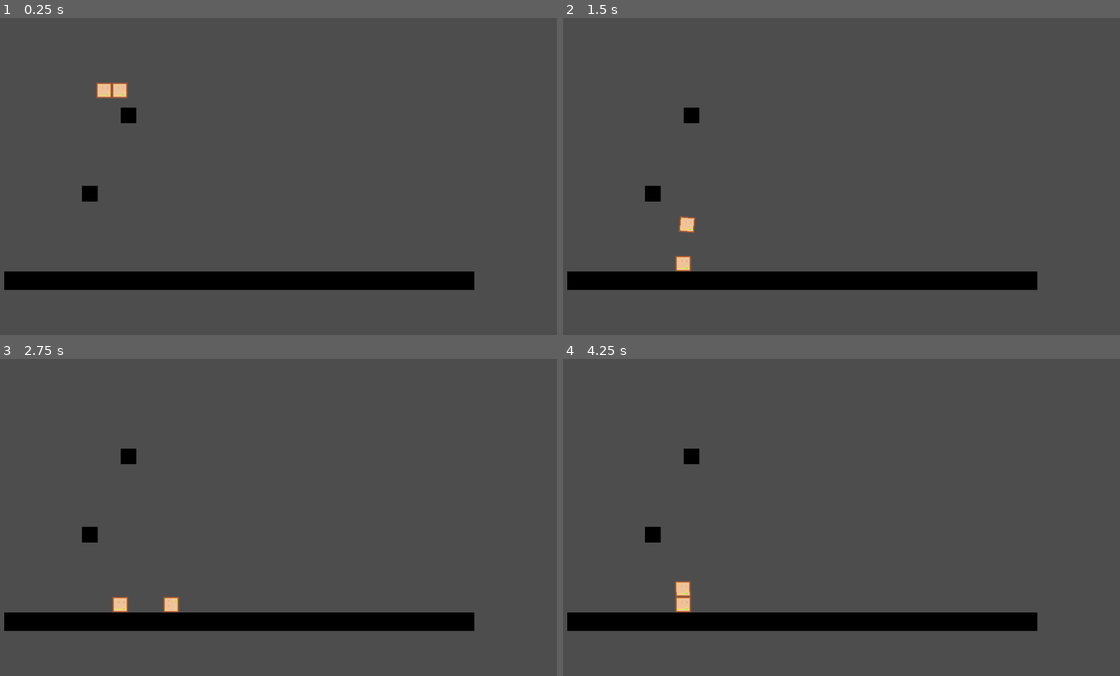
Above: before the commit, frames 1-4 (two rows, left to right).
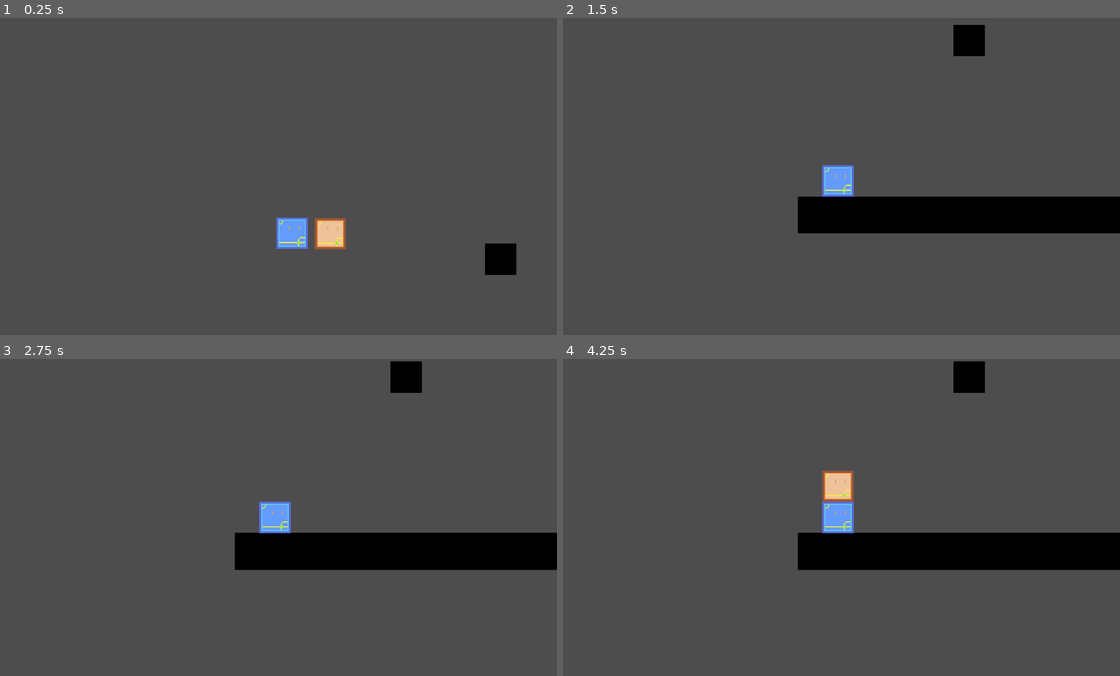
Above: after the commit, the same moments.

Repository: jeffrey-22/cissa-game-jam
Game: Godot game, scene res://scene/level/level.tscn
The game is run twice, just before and just after one commit, with the same random seed, the same clock (stepped at 60 frames per second) and the same inputs.
Inputs (mouse positions are in pixels of both pictures, inside the frame that each line leads up to):
- Up to frame 1 (0.25 s): no input
- Up to frame 2 (1.5 s): drag from (668, 138) to (891, 106) at 0.52 s; drag from (674, 189) to (685, 265) at 1.27 s
- Up to frame 3 (2.75 s): move the mouse to (105, 469) at 2.02 s; click (105, 469) at 2.17 s
- Up to frame 4 (4.25 s): tap Enter at 2.75 s; drag from (863, 517) to (735, 606) at 2.77 s; tap Space at 3.5 s; move the mouse to (752, 438) at 3.52 s; click (752, 438) at 3.67 s; tap 1 (debug_1) at 4.15 s

The runs differ from the first frame. In frame 1, 7.2% of the frame differs, in the area x 0-93%, y 20-86%; in frame 2, 13%; in frame 3, 13%; in frame 4, 14%, in the area x 0-100%, y 0-86%.

Commit message:
annoying ui tbd

Diff:
--- a/scene/camera/camera.gd
+++ b/scene/camera/camera.gd
@@ -9,8 +9,14 @@
 # As well as zoom out
 @export var smoothing_speed = 5.0
 # Zoom scale, might want to increase as body size increase
-@export var zoom_scale = 1.0
+@export var zoom_scale = 2.0
+
+# For now use the average position of all player tiles
+func get_main_player_body_target_position() -> Vector2:
+	var player_node = Globals.player_node
+	return player_node.get_average_position()
 
 func _process(_delta: float) -> void:
 	position_smoothing_speed = smoothing_speed
 	zoom = Vector2(zoom_scale, zoom_scale)
+	position = get_main_player_body_target_position()
--- a/scene/globals.gd
+++ b/scene/globals.gd
@@ -8,3 +8,5 @@
 extends Node
 
 var player_node: Player
+
+var is_mouse_dragging: bool = false
--- a/scene/level/level.tscn
+++ b/scene/level/level.tscn
@@ -1,9 +1,12 @@
-[gd_scene load_steps=3 format=3 uid="uid://28h2bec7viyb"]
+[gd_scene load_steps=4 format=3 uid="uid://28h2bec7viyb"]
 
 [ext_resource type="PackedScene" uid="uid://bpc7e4rar1o0k" path="res://scene/player/player.tscn" id="1_ffht5"]
+[ext_resource type="PackedScene" uid="uid://d3x1ygk5eo61e" path="res://scene/camera/camera.tscn" id="1_nfefh"]
 [ext_resource type="PackedScene" uid="uid://b621oybhp1vaj" path="res://scene/static_object/basic_platform.tscn" id="2_dn2bf"]
 
 [node name="Level" type="Node2D"]
+
+[node name="Camera" parent="." instance=ExtResource("1_nfefh")]
 
 [node name="Player" parent="." instance=ExtResource("1_ffht5")]
 
--- a/scene/player/player.gd
+++ b/scene/player/player.gd
@@ -102,18 +102,81 @@
 		var all_children_node = get_children(false)
 		for child_node in all_children_node:
 			if child_node is PlayerTile:
-				child_node.local_body_position += local_body_position_difference
+				if child_node.is_physics_active():
+					child_node.local_body_position += local_body_position_difference
 		central_player_tile_node = new_central_player_tile_node
 
 # On child entering, connect the central tile signal if it is a PlayerTile
 func _on_child_entered_tree(node: Node) -> void:
 	if node is PlayerTile:
 		node.promote_central_request.connect(_on_promote_central_request)
+		node.current_player_tile_detached.connect(_on_current_player_tile_detached)
 
 # A PlayerTile receives a right click to request to become central
 func _on_promote_central_request(requester_player_tile_node: PlayerTile) -> void:
 	central_player_tile_node = requester_player_tile_node
 
+# Return the average position of all child PlayerTiles
+func get_average_position() -> Vector2:
+	var position_sum = Vector2.ZERO
+	var child_count = 0
+	var all_children_node = get_children(false)
+	for child_node in all_children_node:
+		if child_node is PlayerTile:
+			if child_node.is_physics_active():
+				position_sum += child_node.position
+				child_count += 1
+	return position_sum / child_count
+
+# Detect a node detached, detach others as a chain effect
+func _on_current_player_tile_detached(_detached_node: PlayerTile) -> void:
+	var all_children_node = get_children(false)
+	var is_node_staying = {}
+	for child_node in all_children_node:
+		if child_node is PlayerTile:
+			if child_node.is_physics_active():
+				is_node_staying[child_node] = false
+	is_node_staying = dfs_label_as_staying(central_player_tile_node, is_node_staying)
+	for child_node in all_children_node:
+		if child_node is PlayerTile:
+			if child_node.is_physics_active():
+				if not(is_node_staying[child_node]):
+					child_node.detach_by_chain_effect()
+	var deleting_tile_connections = tile_connections.filter(
+		func(connection):
+			# is connection worth deleting
+			var node_a = connection[0]
+			var node_b = connection[1]
+			if not(is_node_staying.get(node_a, false)) or not(is_node_staying.get(node_b, false)):
+				return true
+			return false
+	)
+	for connection in deleting_tile_connections:
+		var pin_joint_c = connection[2]
+		var pin_joint_d = connection[3]
+		pin_joint_c.queue_free()
+		pin_joint_d.queue_free()
+	tile_connections = tile_connections.filter(
+		func(connection):
+			# is connection worth staying
+			var node_a = connection[0]
+			var node_b = connection[1]
+			if not(is_node_staying.get(node_a, false)) or not(is_node_staying.get(node_b, false)):
+				return false
+			return true
+	)
+
+func dfs_label_as_staying(current_node: PlayerTile, is_node_staying: Dictionary) -> Dictionary:
+	is_node_staying[current_node] = true
+	for connection in tile_connections:
+		var node_a = connection[0]
+		var node_b = connection[1]
+		if node_a == current_node and not(is_node_staying.get(node_b, true)):
+			is_node_staying = dfs_label_as_staying(node_b, is_node_staying)
+		if node_b == current_node and not(is_node_staying.get(node_a, true)):
+			is_node_staying = dfs_label_as_staying(node_a, is_node_staying)
+	return is_node_staying
+
 func _physics_process(_delta: float) -> void:
 	if Input.is_action_just_pressed("debug_1"):
 		add_tile_connection($StartingPlayerTile, $PlayerTile2, AttachDirection.UP)
--- a/scene/player/player.tscn
+++ b/scene/player/player.tscn
@@ -7,11 +7,13 @@
 script = ExtResource("1_pna28")
 
 [node name="StartingPlayerTile" parent="." instance=ExtResource("2_3ac41")]
-position = Vector2(227, 120)
+position = Vector2(64, 144)
 half_side_length = null
+is_starting_tile = true
 
 [node name="PlayerTile2" parent="." instance=ExtResource("2_3ac41")]
-position = Vector2(259, 120)
+position = Vector2(103, 173)
 half_side_length = null
+is_starting_tile = null
 
 [connection signal="child_entered_tree" from="." to="." method="_on_child_entered_tree"]
--- a/scene/player/player_tile/basic_player_tile.tscn
+++ /dev/null
@@ -1,10 +0,0 @@
-[gd_scene load_steps=2 format=3 uid="uid://c7i4vbnife26k"]
-
-[sub_resource type="GDScript" id="GDScript_e8txu"]
-script/source = "# Basic PlayerTile
-# With average physics properties
-extends PlayerTile
-"
-
-[node name="BasicPlayerTile" type="Node2D"]
-script = SubResource("GDScript_e8txu")
--- a/scene/player/player_tile/player_tile.gd
+++ b/scene/player/player_tile/player_tile.gd
@@ -6,7 +6,7 @@
 extends RigidBody2D
 class_name PlayerTile
 
-@onready var sprite_node = $Sprite2D
+@onready var animated_sprite_node = $AnimatedSprite2D
 @onready var collision_shape_node = $CollisionShape2D
 
 # Local position in the main body space.
@@ -19,6 +19,97 @@
 var distance_from_sprite_center_to_up_edge = half_side_length
 var distance_from_sprite_center_to_down_edge = half_side_length
 var distance_from_sprite_center_to_right_edge = half_side_length
+
+# If is starting tile, promote to central tile on startup
+@export var is_starting_tile: bool = false
+
+# Central state: Whether this node is central tile
+var is_central_tile: bool = false
+
+# If mouse is in the detect area, controlled by signals.
+# Used to update drag state.
+var is_mouse_hovering
+
+# Node position - Mouse global position
+# For dragging state
+var drag_offset
+
+# Use a FSM to manage dragging states
+enum DragState {
+	NORMAL,
+	NORMAL_HOVER,
+	DRAGGING,
+	AFLOAT,
+	AFLOAT_HOVER,
+	UNCOLLECTED,
+	UNCOLLECTED_HOVER
+}
+# Current state. Modify through change_drag_state to manage state effects
+var current_drag_state = DragState.UNCOLLECTED
+
+func is_physics_active() -> bool:
+	return current_drag_state == DragState.NORMAL or current_drag_state == DragState.NORMAL_HOVER
+
+func disable_physics() -> void:
+	freeze = true
+	collision_shape_node.disabled = true
+
+func enable_physics() -> void:
+	freeze = false
+	collision_shape_node.disabled = false
+
+func enter_new_drag_state(state: DragState) -> void:
+	match state:
+		DragState.NORMAL:
+			pass
+		DragState.NORMAL_HOVER:
+			animated_sprite_node.scale *= 1.1
+		DragState.DRAGGING:
+			disable_physics()
+			Globals.is_mouse_dragging = true
+		DragState.AFLOAT:
+			disable_physics()
+		DragState.AFLOAT_HOVER:
+			disable_physics()
+			animated_sprite_node.scale *= 1.1
+		DragState.UNCOLLECTED:
+			disable_physics()
+		DragState.UNCOLLECTED_HOVER:
+			disable_physics()
+			animated_sprite_node.scale *= 1.1
+
+func exit_old_drag_state(state: DragState) -> void:
+	match state:
+		DragState.NORMAL:
+			pass
+		DragState.NORMAL_HOVER:
+			animated_sprite_node.scale /= 1.1
+		DragState.DRAGGING:
+			enable_physics()
+		DragState.AFLOAT:
+			enable_physics()
+		DragState.AFLOAT_HOVER:
+			enable_physics()
+			animated_sprite_node.scale /= 1.1
+		DragState.UNCOLLECTED:
+			enable_physics()
+		DragState.UNCOLLECTED_HOVER:
+			enable_physics()
+			animated_sprite_node.scale /= 1.1
+
+# Main way to change drag state
+func change_drag_state(new_state: DragState) -> void:
+	if current_drag_state == new_state:
+		return
+	exit_old_drag_state(current_drag_state)
+	enter_new_drag_state(new_state)
+	current_drag_state = new_state
+
+func _ready() -> void:
+	if is_starting_tile:
+		current_drag_state = DragState.NORMAL
+		promote_central()
+		freeze = false
 
 func get_distance_from_sprite_center_to_certain_edge(move_direction: Player.AttachDirection):
 	match move_direction:
@@ -32,18 +123,83 @@
 			return distance_from_sprite_center_to_right_edge
 	return 0
 
+func detach_by_chain_effect() -> void:
+	change_drag_state(DragState.AFLOAT)
+
 # Change appearance based on whether node is central
 func cancel_central() -> void:
-	pass
+	is_central_tile = false
+	animated_sprite_node.play("default_idle")
 
 func promote_central() -> void:
-	pass
+	is_central_tile = true
+	animated_sprite_node.play("central_idle")
 
 signal promote_central_request(central_node: PlayerTile)
+
+signal current_player_tile_detached(current_node: PlayerTile)
 
 # Connected to MouseDetectArea2D
 # Invoked when mouse input event occurs within the current shape
 func _on_mouse_detect_area_2d_input_event(_viewport: Node, event: InputEvent, _shape_idx: int) -> void:
-	if event is InputEventMouseButton and event.pressed and event.button_index == MOUSE_BUTTON_RIGHT:
-		promote_central_request.emit(self)
-		get_viewport().set_input_as_handled()
+	if event is InputEventMouseButton:
+		if event.button_index == MOUSE_BUTTON_RIGHT and event.pressed:
+			if not(is_central_tile) and is_physics_active():
+				promote_central_request.emit(self)
+				get_viewport().set_input_as_handled()
+		elif event.button_index == MOUSE_BUTTON_LEFT and event.pressed:
+			match current_drag_state:
+				DragState.NORMAL_HOVER:
+					drag_offset = global_position - get_global_mouse_position()
+					current_player_tile_detached.emit(self)
+					change_drag_state(DragState.DRAGGING)
+				DragState.AFLOAT_HOVER:
+					drag_offset = global_position - get_global_mouse_position()
+					change_drag_state(DragState.DRAGGING)
+				DragState.UNCOLLECTED_HOVER:
+					drag_offset = global_position - get_global_mouse_position()
+					change_drag_state(DragState.DRAGGING)
+
+# Decide if need to cancel dragging / update drag position
+func _unhandled_input(event: InputEvent) -> void:
+	if event is InputEventMouseButton:
+		if event.button_index == MOUSE_BUTTON_LEFT and not(event.pressed):
+			match current_drag_state:
+				DragState.DRAGGING:
+					print("Drag cancel!")
+					# TODO: Handle here, to put state into normal or afloat
+					change_drag_state(DragState.NORMAL)
+	if event is InputEventMouseMotion and current_drag_state == DragState.DRAGGING:
+		global_position = get_global_mouse_position() + drag_offset
+
+# Decide if there are needs for state updates
+func _physics_process(_delta: float) -> void:
+	match current_drag_state:
+		DragState.NORMAL:
+			if is_mouse_hovering and not(is_central_tile):
+				change_drag_state(DragState.NORMAL_HOVER)
+		DragState.NORMAL_HOVER:
+			if not(is_mouse_hovering) or is_central_tile:
+				change_drag_state(DragState.NORMAL)
+		DragState.DRAGGING:
+			pass
+		DragState.AFLOAT:
+			if is_mouse_hovering:
+				change_drag_state(DragState.AFLOAT_HOVER)
+		DragState.AFLOAT_HOVER:
+			if not(is_mouse_hovering):
+				change_drag_state(DragState.AFLOAT)
+		DragState.UNCOLLECTED:
+			if is_mouse_hovering:
+				change_drag_state(DragState.UNCOLLECTED_HOVER)
+		DragState.UNCOLLECTED_HOVER:
+			if not(is_mouse_hovering):
+				change_drag_state(DragState.UNCOLLECTED)
+
+# Connected to MouseDetectArea2D
+func _on_mouse_detect_area_2d_mouse_entered() -> void:
+	is_mouse_hovering = true
+
+# Connected to MouseDetectArea2D
+func _on_mouse_detect_area_2d_mouse_exited() -> void:
+	is_mouse_hovering = false
--- a/scene/player/player_tile/player_tile.tscn
+++ b/scene/player/player_tile/player_tile.tscn
@@ -1,9 +1,29 @@
-[gd_scene load_steps=5 format=3 uid="uid://cpxhsojhdtkyx"]
+[gd_scene load_steps=7 format=3 uid="uid://cpxhsojhdtkyx"]
 
 [ext_resource type="Script" path="res://scene/player/player_tile/player_tile.gd" id="1_i42h4"]
+[ext_resource type="Texture2D" uid="uid://wlicu61qw1lg" path="res://asset/self_made/graphic/player_tile/basic_blue_tile.png" id="2_ocq27"]
 [ext_resource type="Texture2D" uid="uid://de664c0m3553r" path="res://asset/self_made/graphic/player_tile/basic_orange_tile.png" id="2_sulo8"]
 
 [sub_resource type="PhysicsMaterial" id="PhysicsMaterial_1vyo1"]
+
+[sub_resource type="SpriteFrames" id="SpriteFrames_igqnm"]
+animations = [{
+"frames": [{
+"duration": 1.0,
+"texture": ExtResource("2_ocq27")
+}],
+"loop": true,
+"name": &"central_idle",
+"speed": 5.0
+}, {
+"frames": [{
+"duration": 1.0,
+"texture": ExtResource("2_sulo8")
+}],
+"loop": true,
+"name": &"default_idle",
+"speed": 5.0
+}]
 
 [sub_resource type="RectangleShape2D" id="RectangleShape2D_dpxrs"]
 size = Vector2(32, 32)
@@ -11,12 +31,15 @@
 [node name="PlayerTile" type="RigidBody2D"]
 collision_mask = 3
 physics_material_override = SubResource("PhysicsMaterial_1vyo1")
+freeze = true
 script = ExtResource("1_i42h4")
 half_side_length = null
+is_starting_tile = null
 
-[node name="Sprite2D" type="Sprite2D" parent="."]
+[node name="AnimatedSprite2D" type="AnimatedSprite2D" parent="."]
 z_index = 10
-texture = ExtResource("2_sulo8")
+sprite_frames = SubResource("SpriteFrames_igqnm")
+animation = &"default_idle"
 
 [node name="CollisionShape2D" type="CollisionShape2D" parent="."]
 shape = SubResource("RectangleShape2D_dpxrs")
@@ -27,3 +50,5 @@
 shape = SubResource("RectangleShape2D_dpxrs")
 
 [connection signal="input_event" from="MouseDetectArea2D" to="." method="_on_mouse_detect_area_2d_input_event"]
+[connection signal="mouse_entered" from="MouseDetectArea2D" to="." method="_on_mouse_detect_area_2d_mouse_entered"]
+[connection signal="mouse_exited" from="MouseDetectArea2D" to="." method="_on_mouse_detect_area_2d_mouse_exited"]
Binary file added: asset/self_made/graphic/player_tile/basic_blue_tile.png
Not shown, added: asset/self_made/graphic/player_tile/basic_blue_tile.png.import
